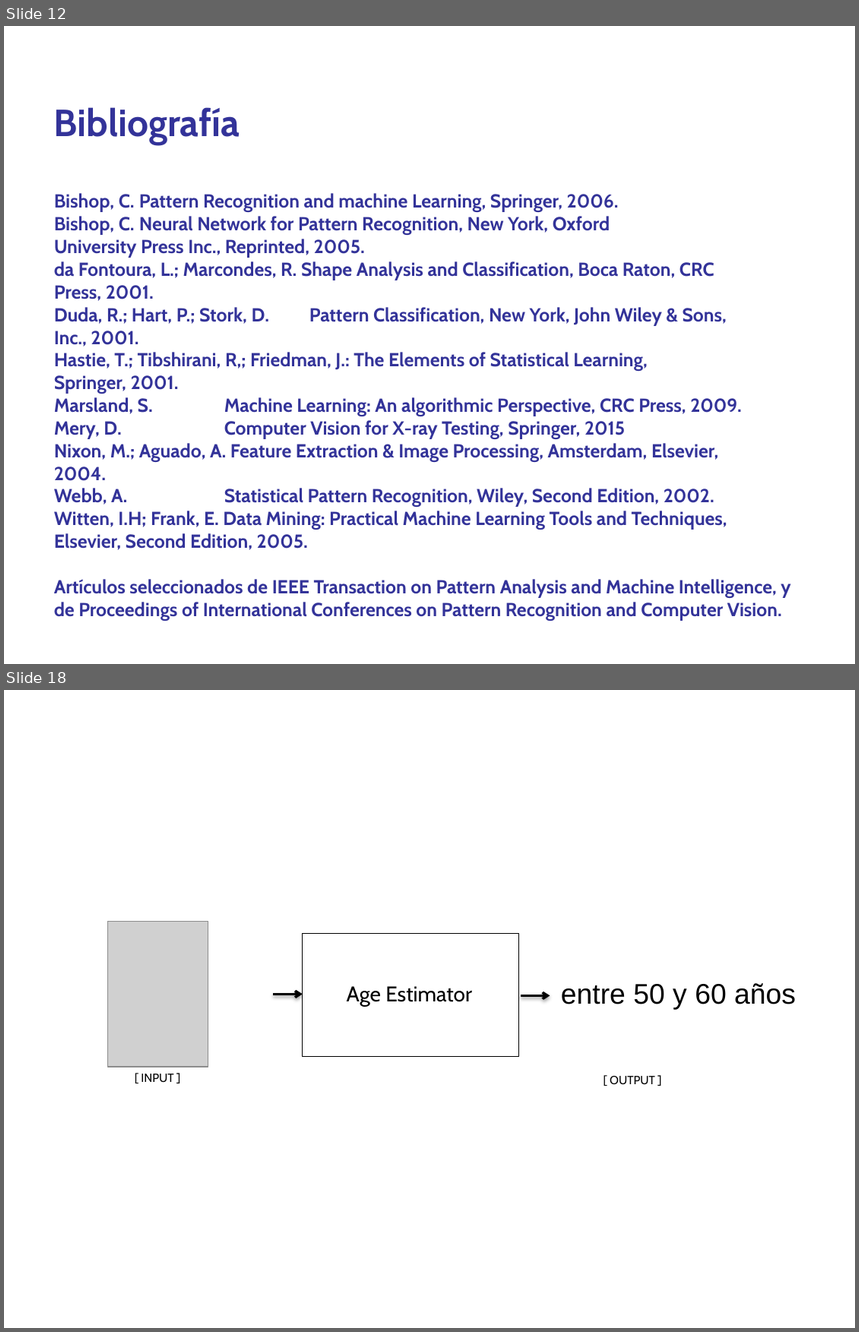
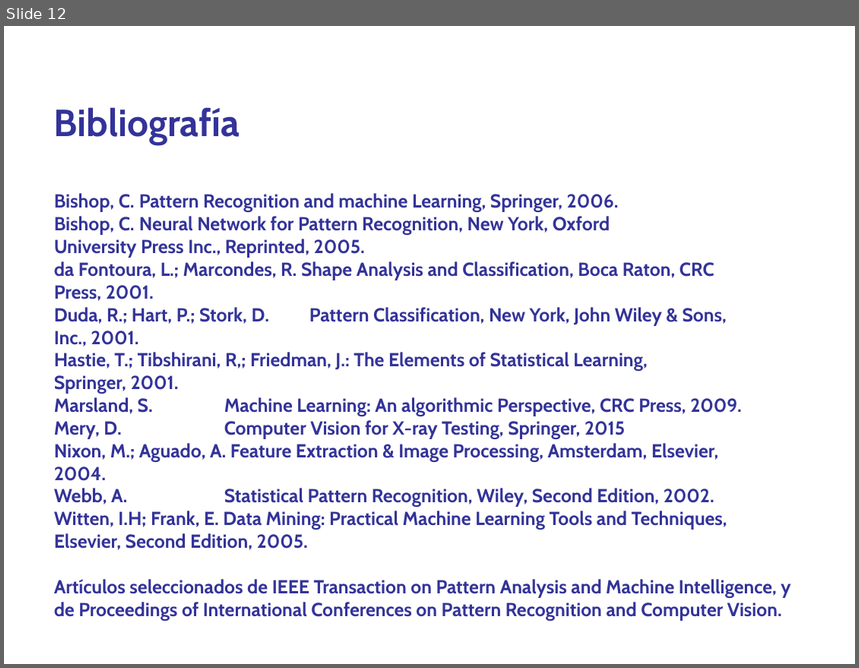
Before and after one commit to domingomery/patrones, a slide deck: clases/Cap00_Lineas_Generales/program/PAT00_Presentacion.pptx. Shown one above the other, each under a label of ours: slides 12 and 18 before the commit, slide 12 after it; the slides between them are not shown. The pictures are 859x1332 and 859x668 pixels, drawn with LibreOffice and Linux fonts; fonts in the diff are those of the drawing; grey boxes stand for pictures. Boxes give left, top, right and bottom in pixels: in the first picture for what was removed or moved away, otherwise in the second. Text is boxed around its words. In the diff, an @@ line names an element or a change of style, - is before the commit and + after.

```diff
--- a/clases/Cap00_Lineas_Generales/program/PAT00_Presentacion.pptx
+++ b/clases/Cap00_Lineas_Generales/program/PAT00_Presentacion.pptx
@@ slide 18 removed at [4, 690, 855, 1328], background #FFFFFF @@
@@ picture removed at [108, 922, 208, 1067] @@
@@ rectangle removed at [303, 933, 519, 1056] @@
@@ text removed at [561, 983, 796, 1010] @@
-entre 50 y 60 años
@@ arrow removed from (273, 994) to (303, 994) @@
@@ text removed at [347, 986, 472, 1006] @@
-Age Estimator
@@ arrow removed from (521, 996) to (550, 996) @@
@@ text removed at [141, 1074, 173, 1083] @@
-[ INPUT ]
@@ text removed at [610, 1076, 655, 1085] @@
-[ OUTPUT ]
```
Also in this commit, not shown: 2 slides changed, 3 other slides removed, 4 other files.
